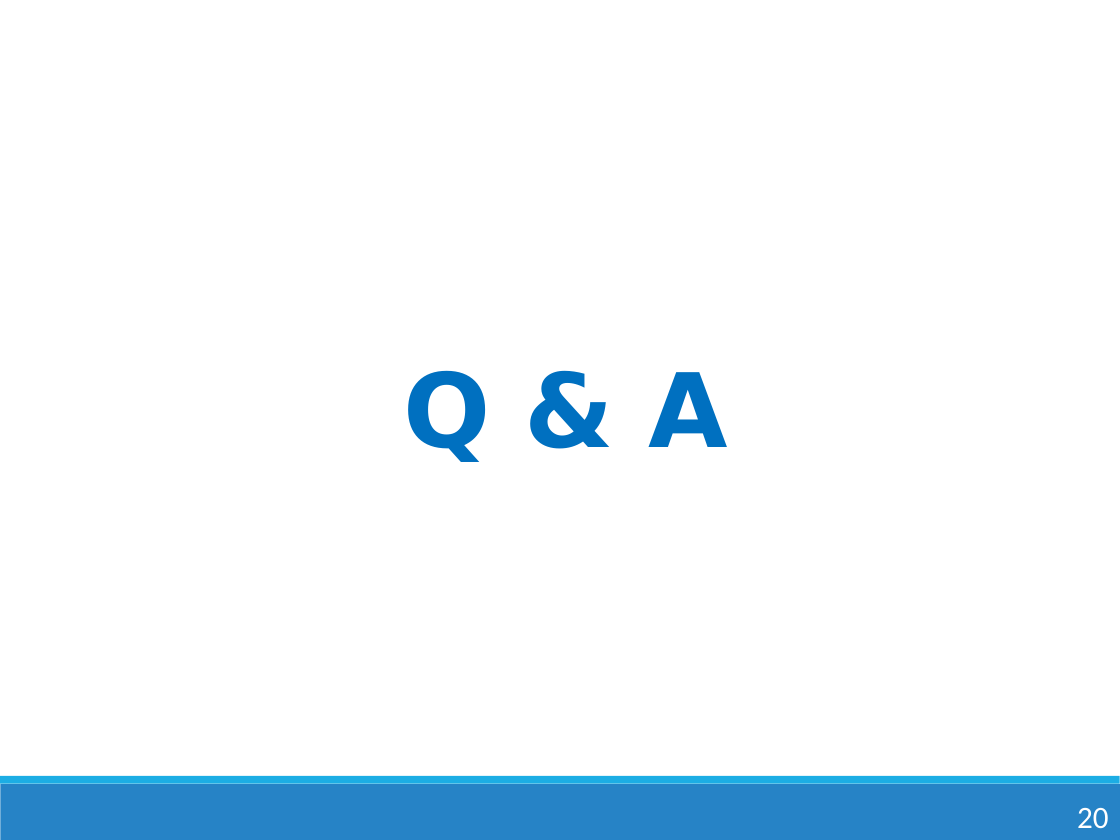
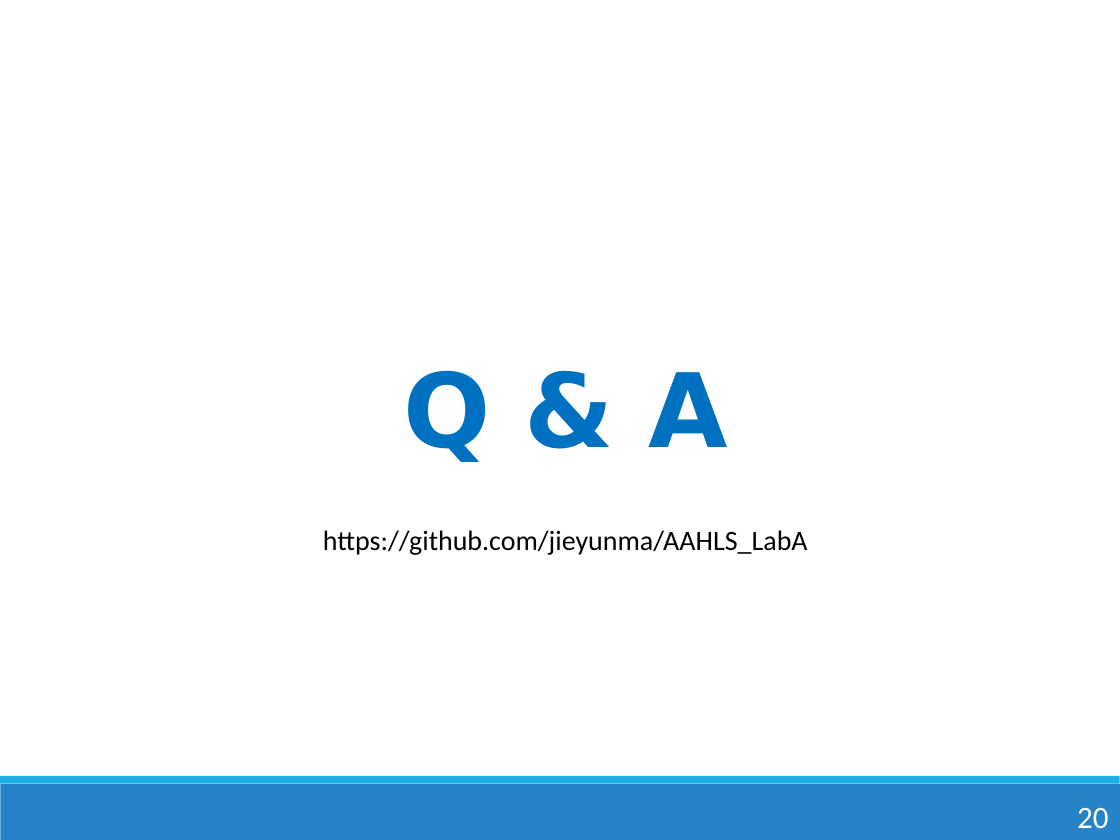
Before and after one commit to jieyunma/AAHLS_LabA, a slide deck: slide 21 of ppt.pptx. Drawn at 1120x840 pixels with LibreOffice and Linux fonts; fonts in the diff are those of the drawing. Boxes give left, top, right and bottom in pixels: in the first picture for what was removed or moved away, otherwise in the second. Text is boxed around its words. In the diff, an @@ line names an element or a change of style, - is before the commit and + after.

```diff
--- a/ppt.pptx
+++ b/ppt.pptx
@@ text added at [323,530,808,555], 18 pt, text #000000 @@
+https://github.com/jieyunma/AAHLS_LabA
```
